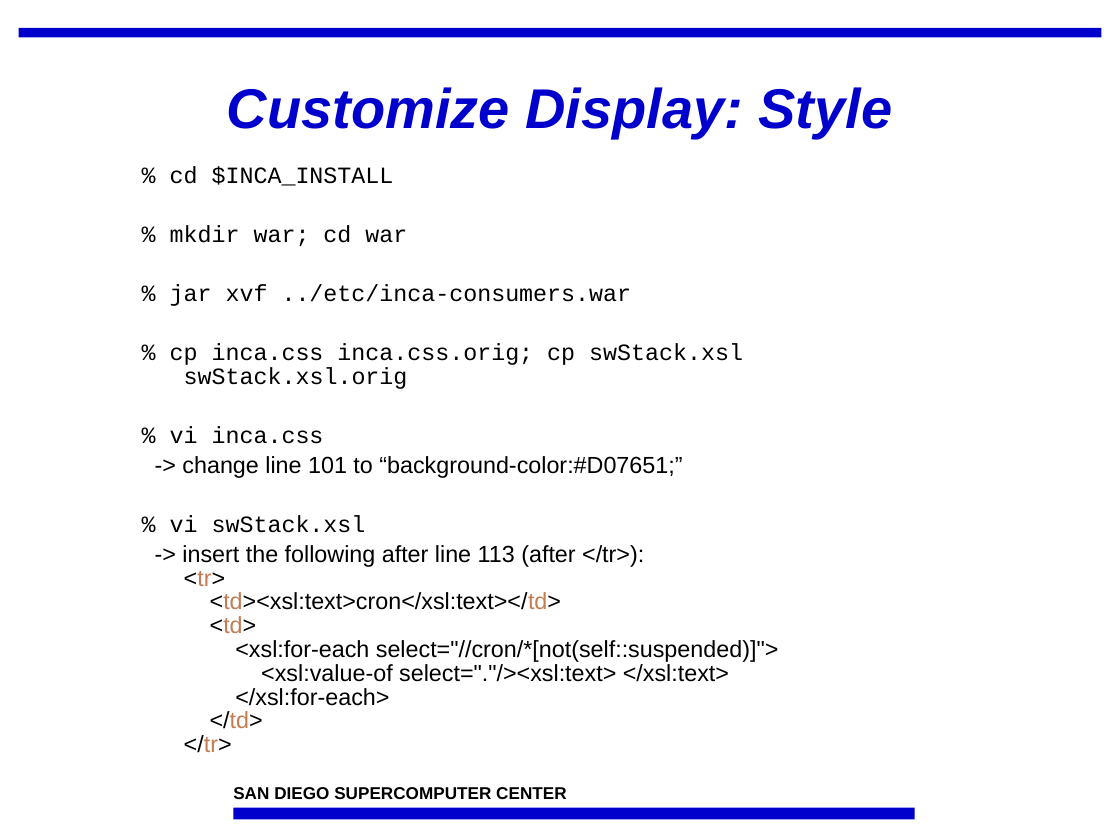
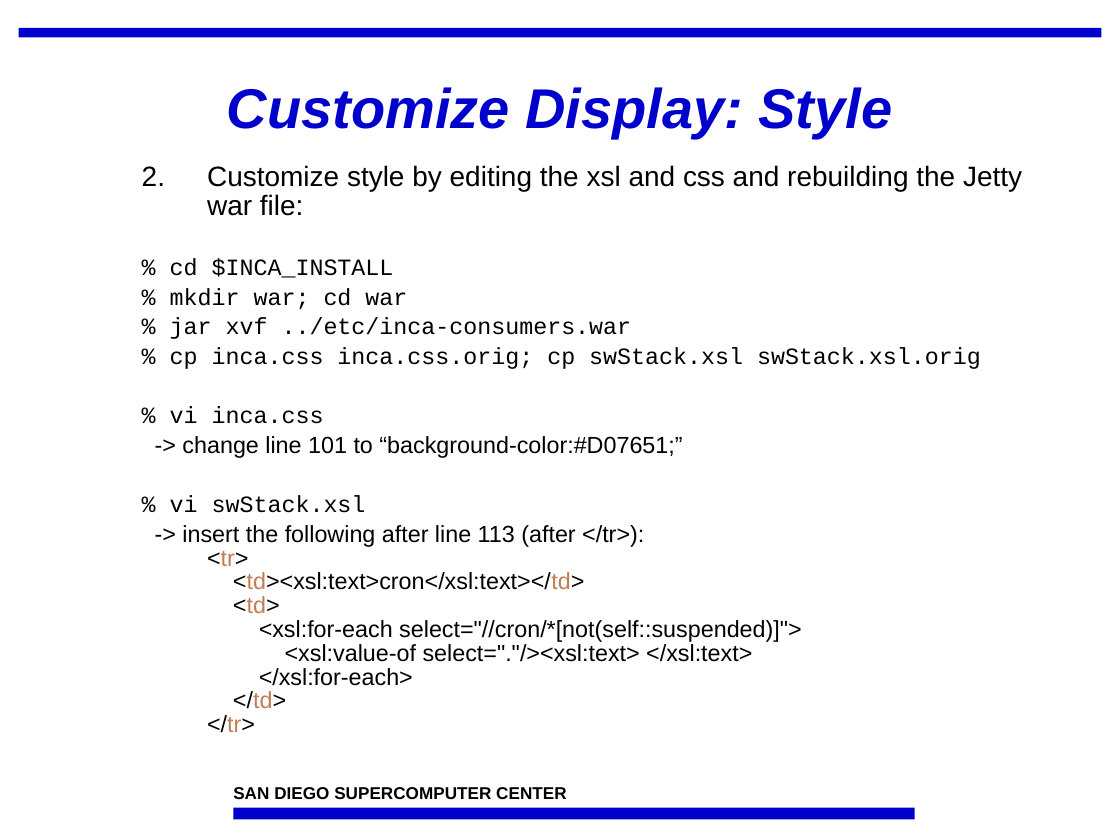
Before and after one commit to IncaProject/inca-xsede, a slide deck: slide 5 of talks/feb-06-workshop/dataConsumersHandsOn.ppt (slide 4 before the commit). Drawn at 1120x840 pixels with LibreOffice and Linux fonts; fonts in the diff are those of the drawing; background and template pictures are left out. Boxes give left, top, right and bottom in pixels: in the first picture for what was removed or moved away, otherwise in the second. Text is boxed around its words. In the diff, an @@ line names an element or a change of style, - is before the commit and + after.

```diff
--- a/talks/feb-06-workshop/dataConsumersHandsOn.ppt
+++ b/talks/feb-06-workshop/dataConsumersHandsOn.ppt
@@ text at box(207, 165, 1022, 216): paragraph added @@
+2. Customize style by editing the xsl and css and rebuilding the Jetty war file:
@@ text at box(170, 258, 981, 733): indent changed @@
```
Also in this commit, not shown: 3 other slides changed, 1 slide added.
